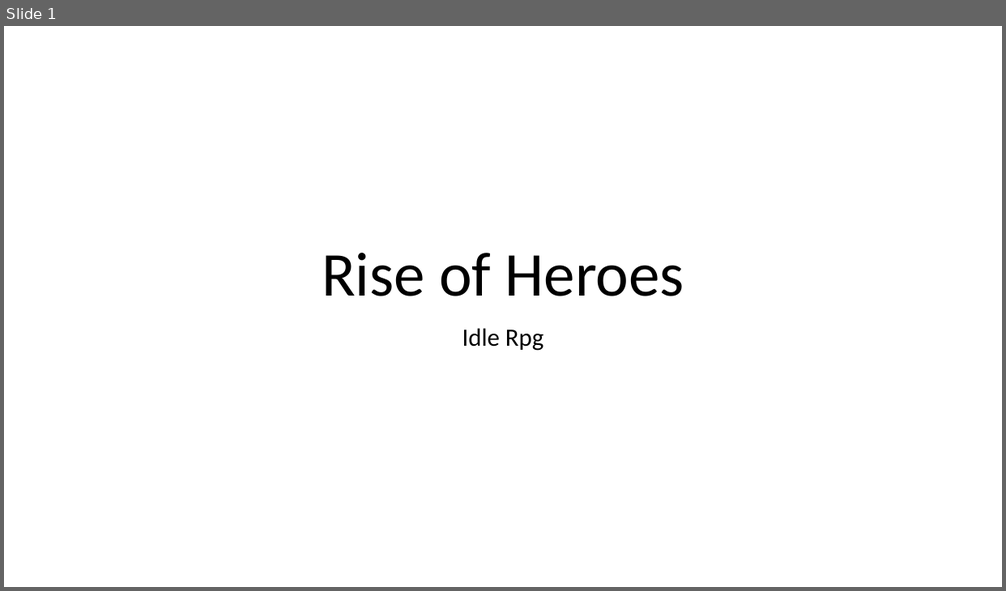
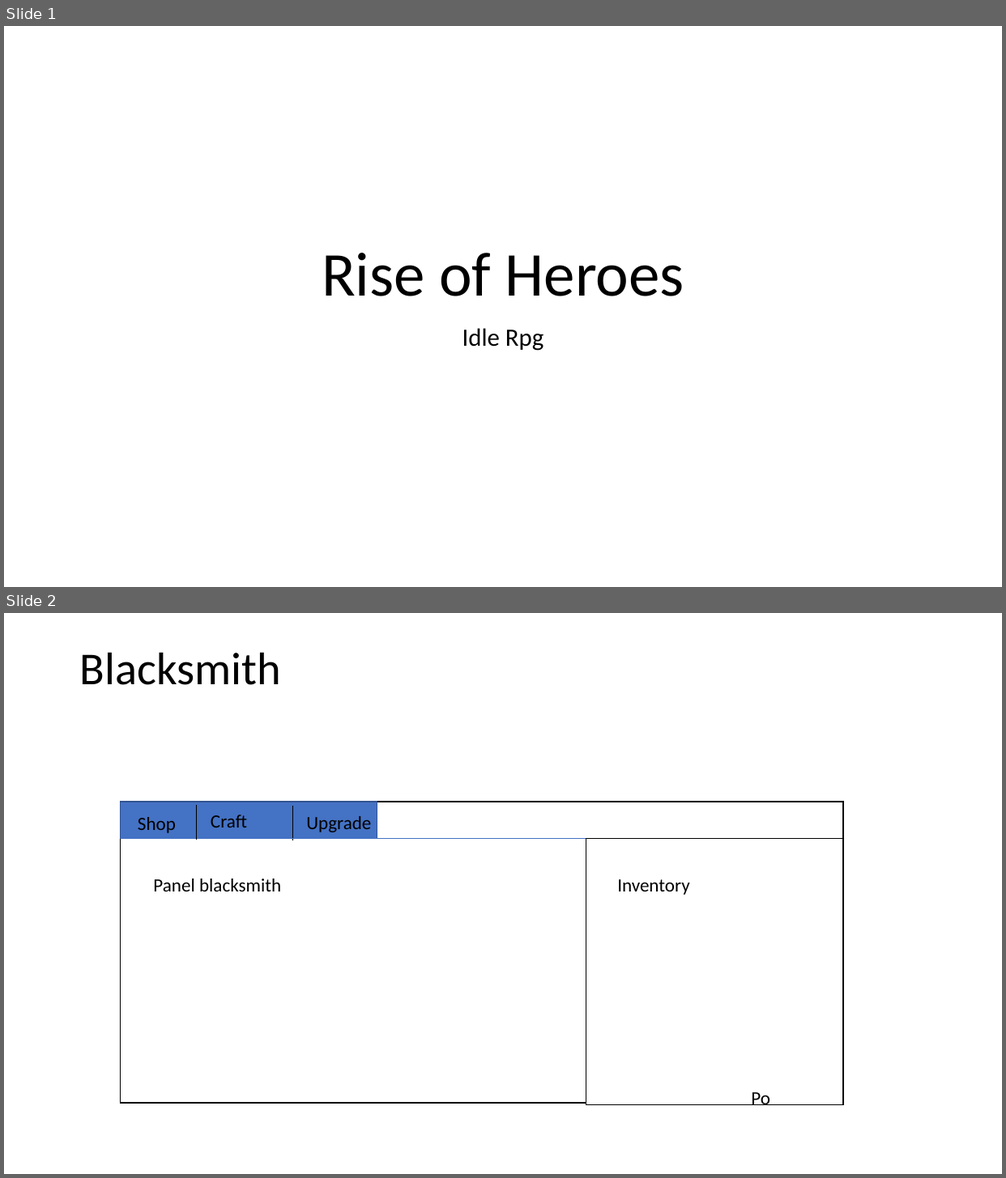
Before and after one commit to Ezazhel/RiseOfHeroes, a slide deck: Rise of Heroes.pptm. Shown one above the other, each under a label of ours: slide 1 before the commit, slides 1 and 2 after it. The pictures are 1006x591 and 1006x1178 pixels, drawn with LibreOffice and Linux fonts; fonts in the diff are those of the drawing. Boxes give left, top, right and bottom in pixels: in the first picture for what was removed or moved away, otherwise in the second. Text is boxed around its words. In the diff, an @@ line names an element or a change of style, - is before the commit and + after.

Commit message:
Shop for city store

```diff
--- a/Rise of Heroes.pptm
+++ b/Rise of Heroes.pptm
@@ slide 2 added at (x1=4, y1=613, x2=1002, y2=1174), background #FFFFFF @@
@@ title added at (x1=80, y1=652, x2=281, y2=685), 44 pt, text #000000 @@
+Blacksmith
@@ rectangle added at (x1=121, y1=802, x2=844, y2=1103), fill #FFFFFF, outline #000000 1 pt @@
@@ rectangle added at (x1=121, y1=802, x2=377, y2=838), fill #4472C4, outline #325491 1 pt @@
@@ line added from (197, 805) to (197, 840), #000000 0.5 pt @@
@@ line added from (293, 806) to (293, 841), #000000 0.5 pt @@
@@ text added at (x1=138, y1=817, x2=176, y2=833), 18 pt, text #000000 @@
+Shop
@@ text added at (x1=211, y1=815, x2=247, y2=828), 18 pt, text #000000 @@
+Craft
@@ text added at (x1=306, y1=816, x2=371, y2=833), 18 pt, text #000000 @@
+Upgrade
@@ line added from (121, 838) to (844, 838), #4472C4 0.5 pt @@
@@ rectangle added at (x1=586, y1=838, x2=843, y2=1105), fill #FFFFFF, outline #000000 1 pt @@
@@ text added at (x1=153, y1=879, x2=281, y2=892), 18 pt, text #000000 @@
+Panel blacksmith
@@ text added at (x1=617, y1=879, x2=689, y2=895), 18 pt, text #000000 @@
+Inventory
@@ text added at (x1=751, y1=1093, x2=770, y2=1105), 18 pt, text #000000 @@
+Po
```
Also in this commit, not shown: 2 other slides added, 5 slides removed, 47 other files.
